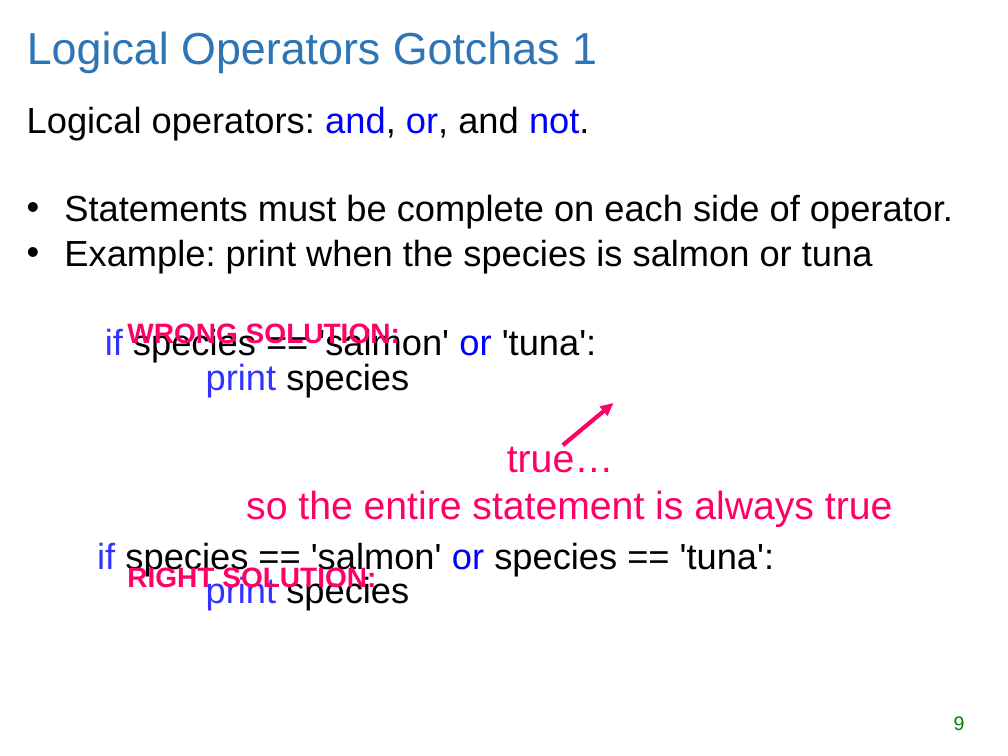
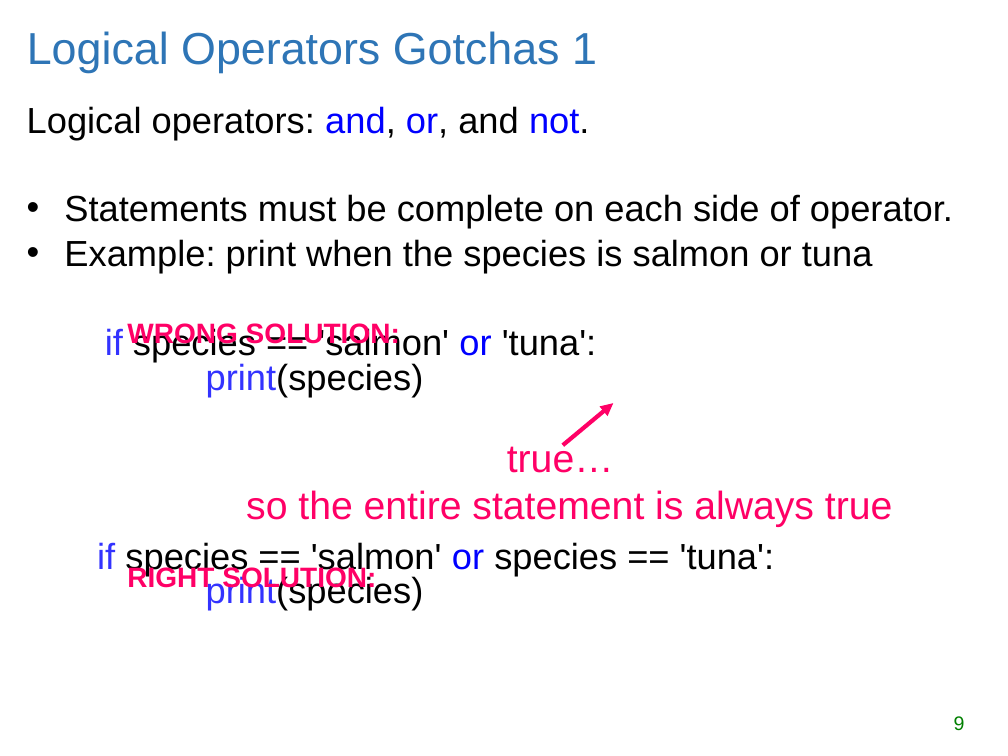
Before and after one commit to lgtateos/gis540, a slide deck: slide 9 of slides/decisionMaking.ppt. Drawn at 1008x756 pixels with LibreOffice and Linux fonts; fonts in the diff are those of the drawing. Boxes give left, top, right and bottom in pixels: in the first picture for what was removed or moved away, otherwise in the second. Text is boxed around its words. In the diff, an @@ line names an element or a change of style, - is before the commit and + after.

Commit message:
Update slides
Python 3 print statements, consistent quotation marks, newer conditionalSound.py, sort appendix

```diff
--- a/slides/decisionMaking.ppt
+++ b/slides/decisionMaking.ppt
@@ text at [97,327,774,610]: text changed @@
-if species == 'salmon' or 'tuna':
-print species
-if species == 'salmon' or species == 'tuna':
-print species
+if species == 'salmon' or 'tuna':
+print(species)
+if species == 'salmon' or species == 'tuna':
+print(species)
```
Also in this commit, not shown: 10 other slides changed, 2 slides added.
